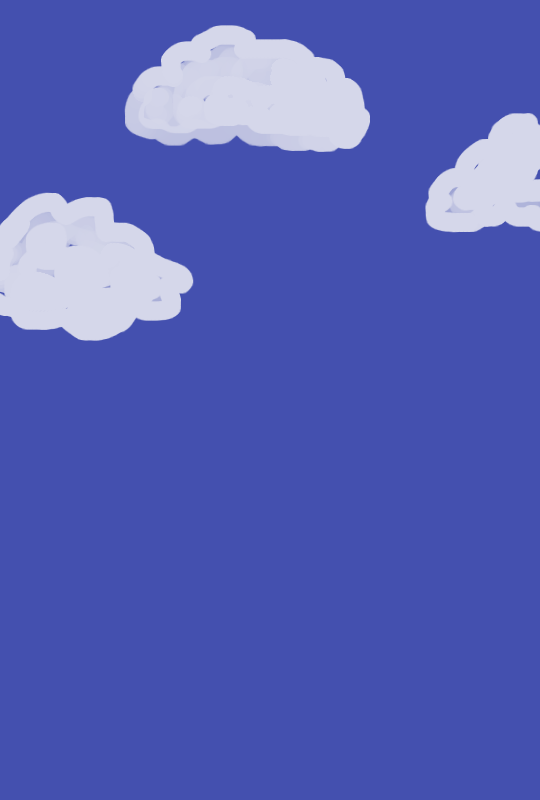
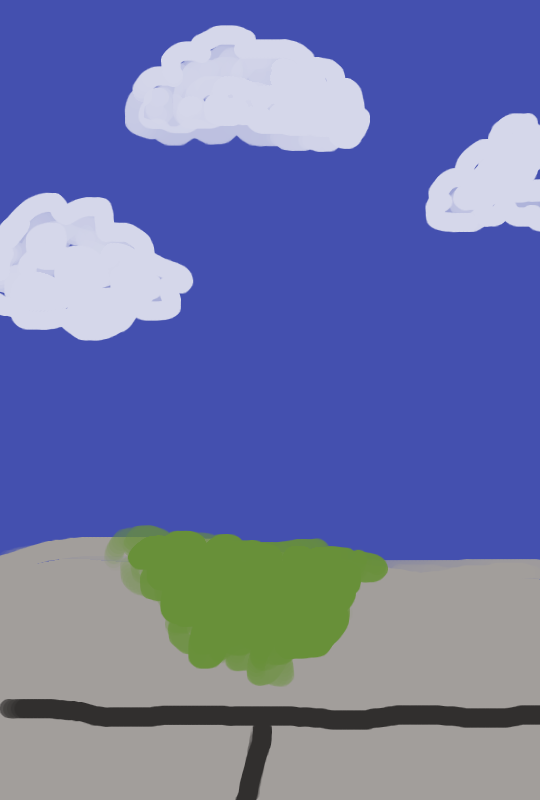
Comparing the layer stacks of the two 540 x 800 images. Changes:
added layer "Background copy" above "Background" over [0, 525, 540, 800]
